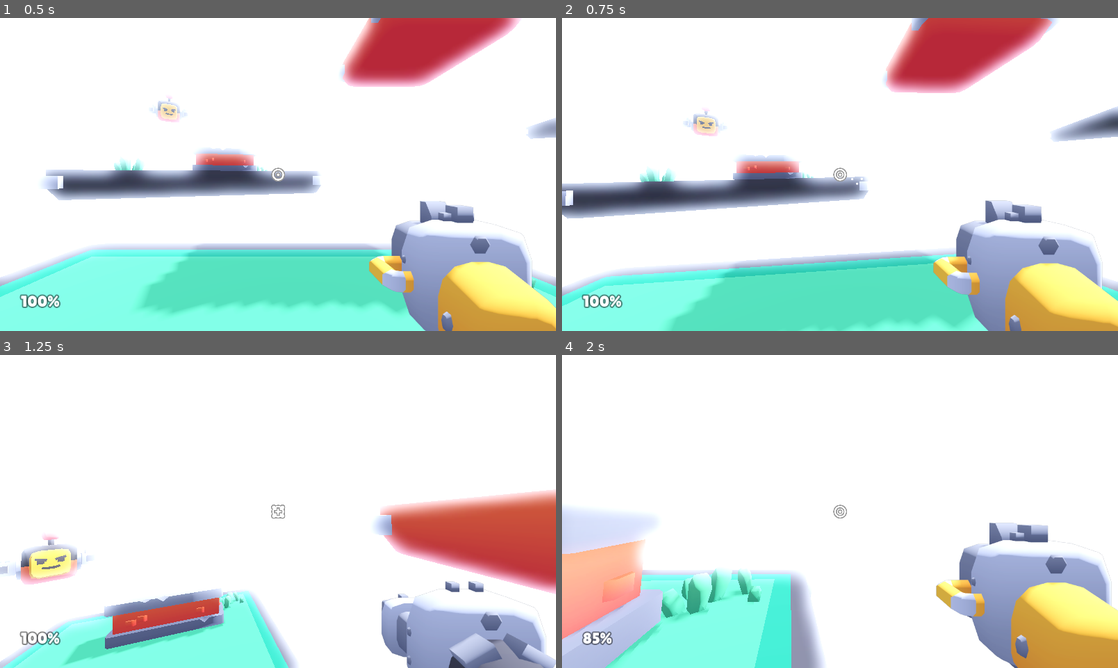
Above: before the commit, frames 1-4 (two rows, left to right).
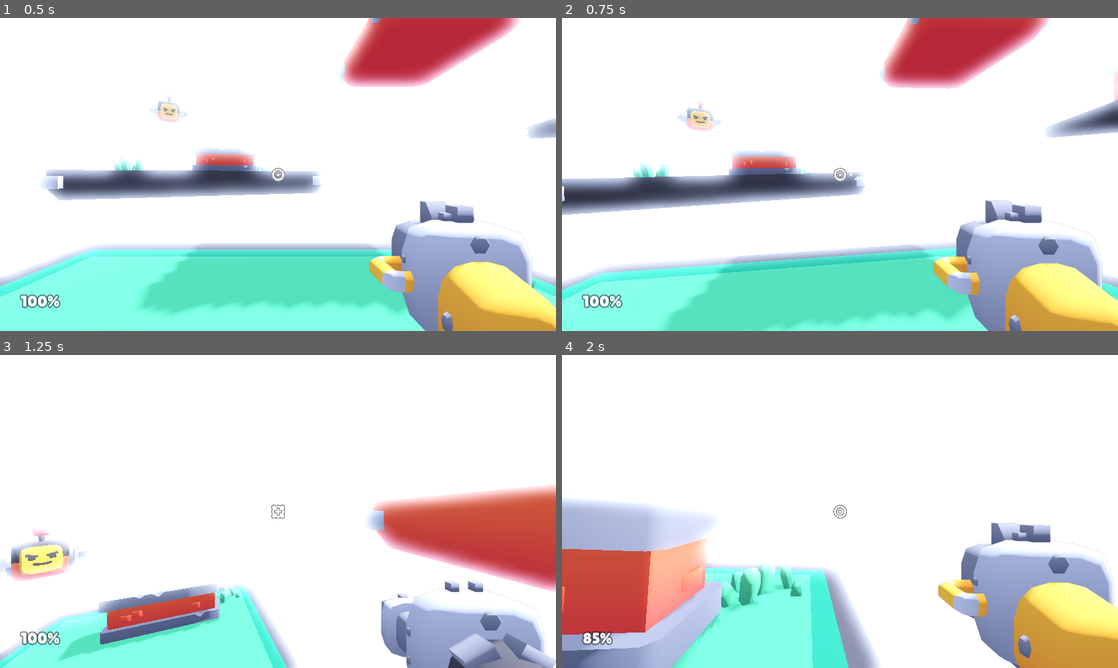
Above: after the commit, the same moments.

Repository: KenneyNL/Starter-Kit-FPS
Game: Godot game, scene res://scenes/main.tscn
The game is run twice, just before and just after one commit, with the same random seed, the same clock (stepped at 60 frames per second) and the same inputs.
Inputs (mouse positions are in pixels of both pictures, inside the frame that each line leads up to):
- Up to frame 1 (0.5 s): no input
- Up to frame 2 (0.75 s): move the mouse to (867, 174) at 0.52 s; hold W (move_forward) from 0.53 s (still down); click (867, 174) at 0.6 s
- Up to frame 3 (1.25 s): keep holding W (move_forward); tap Space (jump) at 0.77, 1.07 s; tap E (weapon_toggle) at 0.8 s
- Up to frame 4 (2 s): keep holding W (move_forward); move the mouse to (812, 511) at 1.27 s; tap E (weapon_toggle) at 1.35 s; tap Space (jump) at 1.52, 1.55, 1.82 s

Frame 1 is identical in both runs. In frame 2, 14% of the frame differs, in the area x 0-100%, y 0-100%; in frame 3, 8.1%; in frame 4, 20%, in the area x 0-100%, y 46-100%.

Commit message:
Update player.gd

Diff:
--- a/objects/player.gd
+++ b/objects/player.gd
@@ -3,7 +3,6 @@
 @export_subgroup("Properties")
 @export var movement_speed = 5
 @export var jump_strength = 8
-@export var max_look_speed := Vector2.ONE * 5.0  # in radians per second
 
 @export_subgroup("Weapons")
 @export var weapons: Array[Weapon] = []
@@ -11,16 +10,17 @@
 var weapon: Weapon
 var weapon_index := 0
 
-var gamepad_sensitivity := 0.05  # max radians we try to move per physics frame
-var mouse_sensitivity = 700  # 1/max radians we try to move per mouse input
+var mouse_sensitivity = 700
+var gamepad_sensitivity := 0.075
+
 var mouse_captured := true
 
 var movement_velocity: Vector3
-var rotation_delta: Vector2  # x: horizontal, y: vertical
+var rotation_target: Vector3
 
 var input_mouse: Vector2
 
-var health: int = 100
+var health:int = 100
 var gravity := 0.0
 
 var previously_floored := false
@@ -30,7 +30,7 @@
 
 var container_offset = Vector3(1.2, -1.1, -2.75)
 
-var tween: Tween
+var tween:Tween
 
 signal health_updated
 
@@ -41,34 +41,19 @@
 @onready var sound_footsteps = $SoundFootsteps
 @onready var blaster_cooldown = $Cooldown
 
-@export var crosshair: TextureRect
+@export var crosshair:TextureRect
 
 # Functions
 
-
 func _ready():
+
 	Input.mouse_mode = Input.MOUSE_MODE_CAPTURED
-	rotation_delta = Vector2.ZERO
-
-	weapon = weapons[weapon_index]  # weapon must never be nil
+
+	weapon = weapons[weapon_index] # Weapon must never be nil
 	initiate_change_weapon(weapon_index)
 
-
-func angle_difference(from: float, to: float) -> float:
-	var diff := fmod(to - from, TAU)
-	return fmod(2.0 * diff, TAU) - diff
-
-
-func rotate_toward(from: float, to: float, delta: float) -> float:
-	# Not yet in gdscript: https://github.com/godotengine/godot/pull/80225
-	var diff := angle_difference(from, to)
-	var diff_abs := absf(diff)
-	# When `delta < 0` move no further than to PI radians away from `p_to` (as
-	# PI is the max possible angle distance).
-	return from + clamp(delta, diff_abs - PI, diff_abs) * signf(diff)
-
-
-func _physics_process(delta: float):
+func _physics_process(delta):
+
 	# Handle functions
 
 	handle_controls(delta)
@@ -78,7 +63,7 @@
 
 	var applied_velocity: Vector3
 
-	movement_velocity = transform.basis * movement_velocity  # Move forward
+	movement_velocity = transform.basis * movement_velocity # Move forward
 
 	applied_velocity = velocity.lerp(movement_velocity, delta * 10)
 	applied_velocity.y = -gravity
@@ -88,23 +73,12 @@
 
 	# Rotation
 
-	# Roll a bit when turning horizontally.
 	camera.rotation.z = lerp_angle(camera.rotation.z, -input_mouse.x * 25 * delta, delta * 5)
 
-	var look_amount := max_look_speed * delta
-	# pitch
-	var pitch := rotate_toward(
-		camera.rotation.x, camera.rotation.x + rotation_delta.y, look_amount.x
-	)
-	pitch = clamp(pitch, -TAU * 0.23, TAU * 0.23)
-	camera.rotation.x = pitch
-	# yaw
-	rotation.y = rotate_toward(rotation.y, rotation.y + rotation_delta.x, look_amount.y)
-	rotation_delta = Vector2.ZERO
-
-	container.position = lerp(
-		container.position, container_offset - (applied_velocity / 30), delta * 10
-	)
+	camera.rotation.x = lerp_angle(camera.rotation.x, rotation_target.x, delta * 25)
+	rotation.y = lerp_angle(rotation.y, rotation_target.y, delta * 25)
+
+	container.position = lerp(container.position, container_offset - (applied_velocity / 30), delta * 10)
 
 	# Movement sound
 
@@ -118,7 +92,7 @@
 
 	camera.position.y = lerp(camera.position.y, 0.0, delta * 5)
 
-	if is_on_floor() and gravity > 1 and !previously_floored:  # Landed
+	if is_on_floor() and gravity > 1 and !previously_floored: # Landed
 		Audio.play("sounds/land.ogg")
 		camera.position.y = -0.1
 
@@ -129,19 +103,18 @@
 	if position.y < -10:
 		get_tree().reload_current_scene()
 
-
 # Mouse movement
-
 
 func _input(event):
 	if event is InputEventMouseMotion and mouse_captured:
+
 		input_mouse = event.relative / mouse_sensitivity
 
-		rotation_delta.x -= event.relative.x / mouse_sensitivity
-		rotation_delta.y -= event.relative.y / mouse_sensitivity
-
+		rotation_target.y -= event.relative.x / mouse_sensitivity
+		rotation_target.x -= event.relative.y / mouse_sensitivity
 
 func handle_controls(_delta):
+
 	# Mouse capture
 
 	if Input.is_action_just_pressed("mouse_capture"):
@@ -157,14 +130,15 @@
 	# Movement
 
 	var input := Input.get_vector("move_left", "move_right", "move_forward", "move_back")
+
 	movement_velocity = Vector3(input.x, 0, input.y).normalized() * movement_speed
 
 	# Rotation
 
-	var rotation_input := Input.get_vector(
-		"camera_right", "camera_left", "camera_down", "camera_up"
-	)
-	rotation_delta += rotation_input * gamepad_sensitivity
+	var rotation_input := Input.get_vector("camera_right", "camera_left", "camera_down", "camera_up")
+
+	rotation_target -= Vector3(-rotation_input.y, -rotation_input.x, 0).limit_length(1.0) * gamepad_sensitivity
+	rotation_target.x = clamp(rotation_target.x, deg_to_rad(-90), deg_to_rad(90))
 
 	# Shooting
 
@@ -173,55 +147,54 @@
 	# Jumping
 
 	if Input.is_action_just_pressed("jump"):
+
 		if jump_single or jump_double:
 			Audio.play("sounds/jump_a.ogg, sounds/jump_b.ogg, sounds/jump_c.ogg")
 
 		if jump_double:
+
 			gravity = -jump_strength
 			jump_double = false
 
-		if jump_single:
-			action_jump()
+		if(jump_single): action_jump()
 
 	# Weapon switching
 
 	action_weapon_toggle()
 
-
 # Handle gravity
 
-
 func handle_gravity(delta):
+
 	gravity += 20 * delta
 
 	if gravity > 0 and is_on_floor():
+
 		jump_single = true
 		gravity = 0
 
-
 # Jumping
 
-
 func action_jump():
+
 	gravity = -jump_strength
 
-	jump_single = false
-	jump_double = true
-
+	jump_single = false;
+	jump_double = true;
 
 # Shooting
 
-
 func action_shoot():
+
 	if Input.is_action_pressed("shoot"):
-		if !blaster_cooldown.is_stopped():
-			return  # Cooldown for shooting
+
+		if !blaster_cooldown.is_stopped(): return # Cooldown for shooting
 
 		Audio.play(weapon.sound_shoot)
 
-		container.position.z += 0.25  # Knockback of weapon visual
-		camera.rotation.x += 0.025  # Knockback of camera
-		movement_velocity += Vector3(0, 0, weapon.knockback)  # Knockback
+		container.position.z += 0.25 # Knockback of weapon visual
+		camera.rotation.x += 0.025 # Knockback of camera
+		movement_velocity += Vector3(0, 0, weapon.knockback) # Knockback
 
 		# Set muzzle flash position, play animation
 
@@ -236,13 +209,13 @@
 		# Shoot the weapon, amount based on shot count
 
 		for n in weapon.shot_count:
+
 			raycast.target_position.x = randf_range(-weapon.spread, weapon.spread)
 			raycast.target_position.y = randf_range(-weapon.spread, weapon.spread)
 
 			raycast.force_raycast_update()
 
-			if !raycast.is_colliding():
-				continue  # Don't create impact when raycast didn't hit
+			if !raycast.is_colliding(): continue # Don't create impact when raycast didn't hit
 
 			var collider = raycast.get_collider()
 
@@ -263,34 +236,32 @@
 			impact_instance.position = raycast.get_collision_point() + (raycast.get_collision_normal() / 10)
 			impact_instance.look_at(camera.global_transform.origin, Vector3.UP, true)
 
-
 # Toggle between available weapons (listed in 'weapons')
 
-
 func action_weapon_toggle():
+
 	if Input.is_action_just_pressed("weapon_toggle"):
+
 		weapon_index = wrap(weapon_index + 1, 0, weapons.size())
 		initiate_change_weapon(weapon_index)
 
 		Audio.play("sounds/weapon_change.ogg")
 
-
 # Initiates the weapon changing animation (tween)
 
-
 func initiate_change_weapon(index):
+
 	weapon_index = index
 
 	tween = get_tree().create_tween()
 	tween.set_ease(Tween.EASE_OUT_IN)
 	tween.tween_property(container, "position", container_offset - Vector3(0, 1, 0), 0.1)
-	tween.tween_callback(change_weapon)  # Changes the model
-
+	tween.tween_callback(change_weapon) # Changes the model
 
 # Switches the weapon model (off-screen)
 
-
 func change_weapon():
+
 	weapon = weapons[weapon_index]
 
 	# Step 1. Remove previous weapon model(s) from container
@@ -316,10 +287,10 @@
 	raycast.target_position = Vector3(0, 0, -1) * weapon.max_distance
 	crosshair.texture = weapon.crosshair
 
-
 func damage(amount):
+
 	health -= amount
-	health_updated.emit(health)  # Update health on HUD
+	health_updated.emit(health) # Update health on HUD
 
 	if health < 0:
-		get_tree().reload_current_scene()  # Reset when out of health
+		get_tree().reload_current_scene() # Reset when out of health
